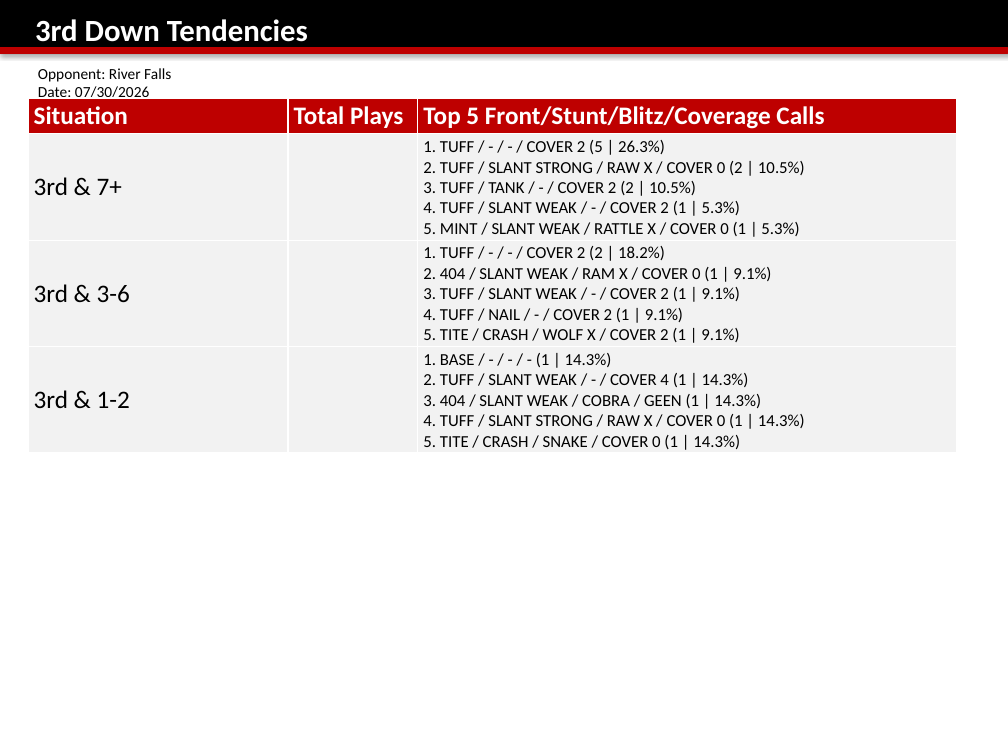
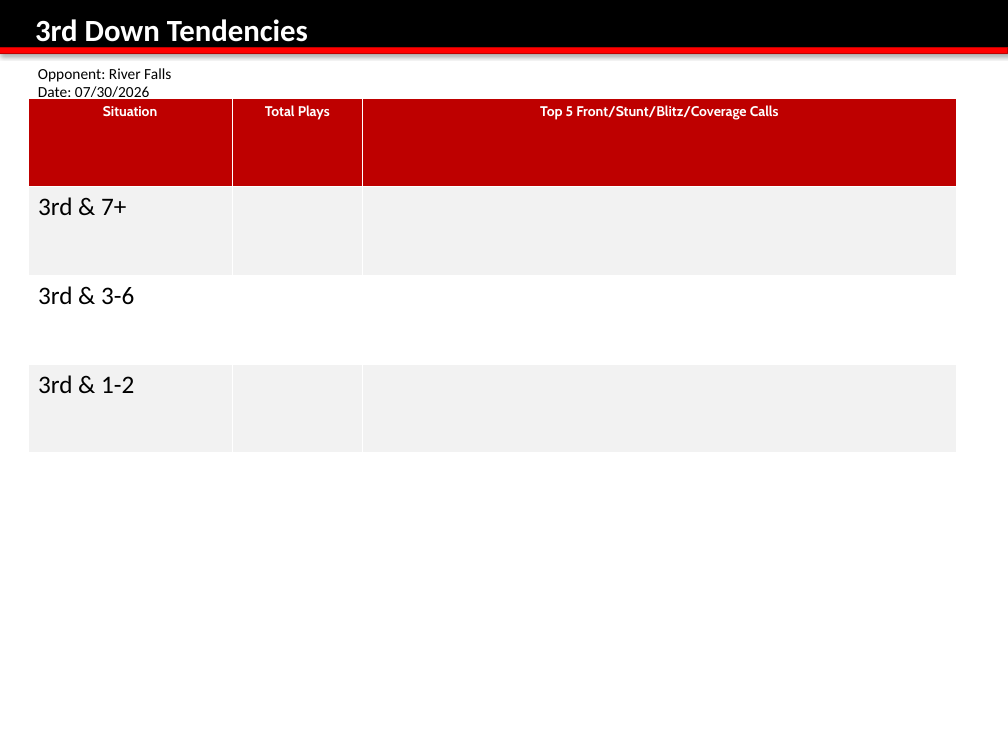
Before and after one commit to coacheigenberger/app-based-off-report, a slide deck: slide 5 of MASTER DEF Breakdown Template.pptx (slide 4 before the commit). Drawn at 1008x756 pixels with LibreOffice and Linux fonts; fonts in the diff are those of the drawing; background and template pictures are left out. Boxes give left, top, right and bottom in pixels: in the first picture for what was removed or moved away, otherwise in the second. Text is boxed around its words. In the diff, an @@ line names an element or a change of style, - is before the commit and + after.

```diff
--- a/MASTER DEF Breakdown Template.pptx
+++ b/MASTER DEF Breakdown Template.pptx
@@ rectangle at (0,47,1008,53): fill #BE0000 to #FF0000 @@
@@ table at (28,98,957,453) @@
-row 2, column 3: 1. TUFF / - / - / COVER 2 (5 | 26.3%) / 2. TUFF / SLANT STRONG / RAW X / COVER 0 (2 | 10.5%) / 3. TUFF / TANK / - / COVER 2 (2 | 10.5%) / 4. TUFF / SLANT WEAK / - / COVER 2 (1 | 5.3%) / 5. MINT / SLANT WEAK / RATTLE X / COVER 0 (1 | 5.3%)
+row 2, column 3: 
-row 3, column 3: 1. TUFF / - / - / COVER 2 (2 | 18.2%) / 2. 404 / SLANT WEAK / RAM X / COVER 0 (1 | 9.1%) / 3. TUFF / SLANT WEAK / - / COVER 2 (1 | 9.1%) / 4. TUFF / NAIL / - / COVER 2 (1 | 9.1%) / 5. TITE / CRASH / WOLF X / COVER 2 (1 | 9.1%)
+row 3, column 3: 
-row 4, column 3: 1. BASE / - / - / - (1 | 14.3%) / 2. TUFF / SLANT WEAK / - / COVER 4 (1 | 14.3%) / 3. 404 / SLANT WEAK / COBRA / GEEN (1 | 14.3%) / 4. TUFF / SLANT STRONG / RAW X / COVER 0 (1 | 14.3%) / 5. TITE / CRASH / SNAKE / COVER 0 (1 | 14.3%)
+row 4, column 3: 
@@ fill #F2F2F2 to #FFFFFF in row 3 @@
@@ size 18 to 10 pt, font Calibri to Cabin in "Situation", "Total Plays", "Top 5 Front/Stunt/Blitz/Coverage Calls" @@
@@ alignment left to centre @@
```
Also in this commit, not shown: 5 other slides changed, 1 slide added, 7 other files.
